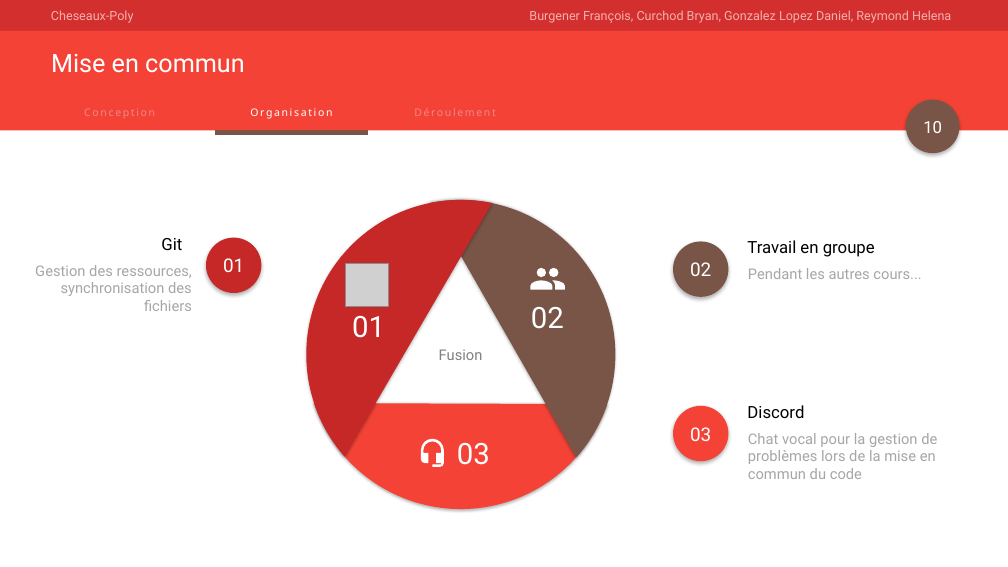
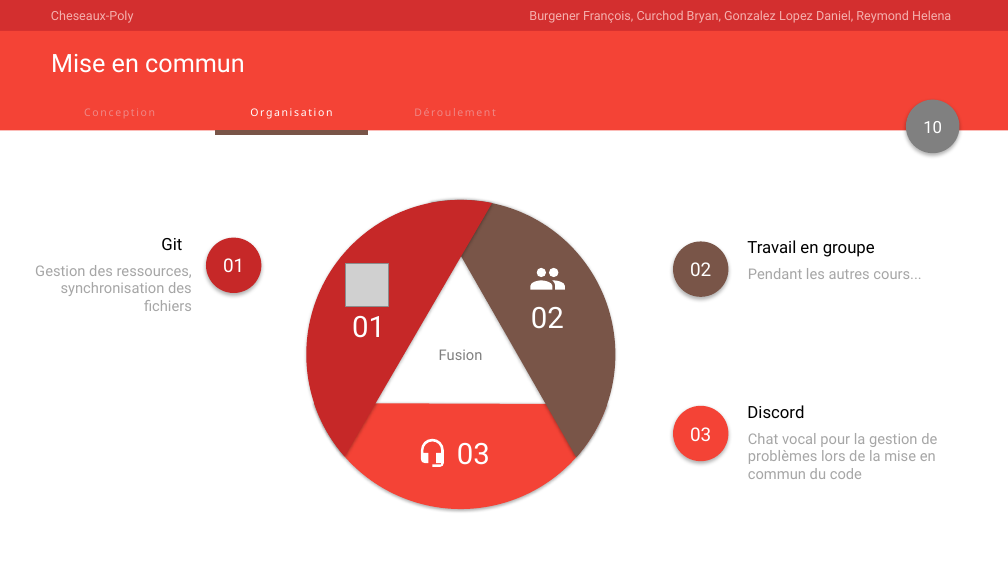
Before and after one commit to Angorance/HEIGVD_Monopoly, a slide deck: slide 10 of Doc/presentation.pptx. Drawn at 1008x567 pixels with LibreOffice and Linux fonts; fonts in the diff are those of the drawing; grey boxes stand for pictures. Boxes give left, top, right and bottom in pixels: in the first picture for what was removed or moved away, otherwise in the second. Text is boxed around its words. In the diff, an @@ line names an element or a change of style, - is before the commit and + after.

```diff
--- a/Doc/presentation.pptx
+++ b/Doc/presentation.pptx
@@ ellipse at box(906, 100, 960, 154): fill #795548 to #808080 @@
```
Also in this commit, not shown: 9 other slides changed, 2 slides added, 2 slides removed.
